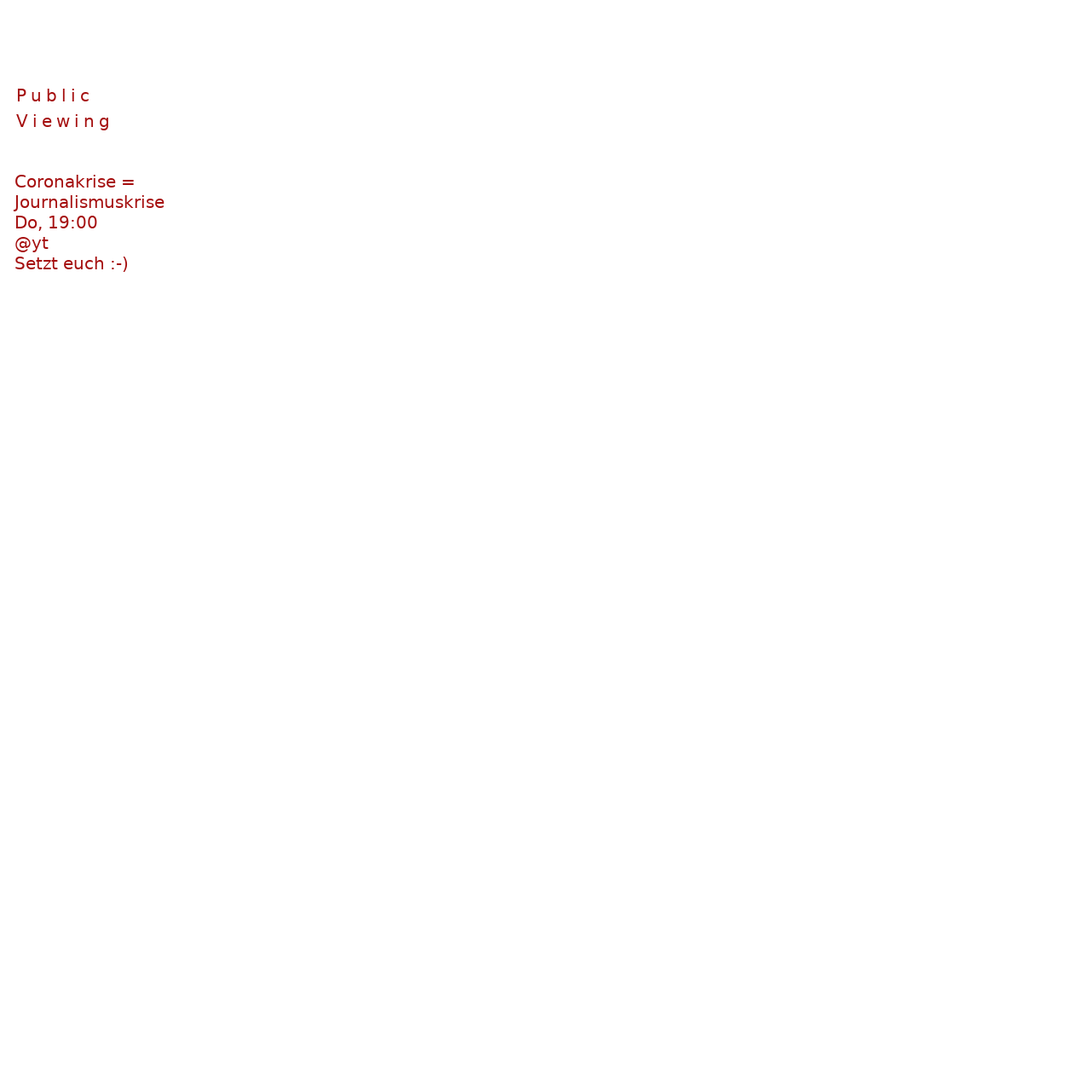
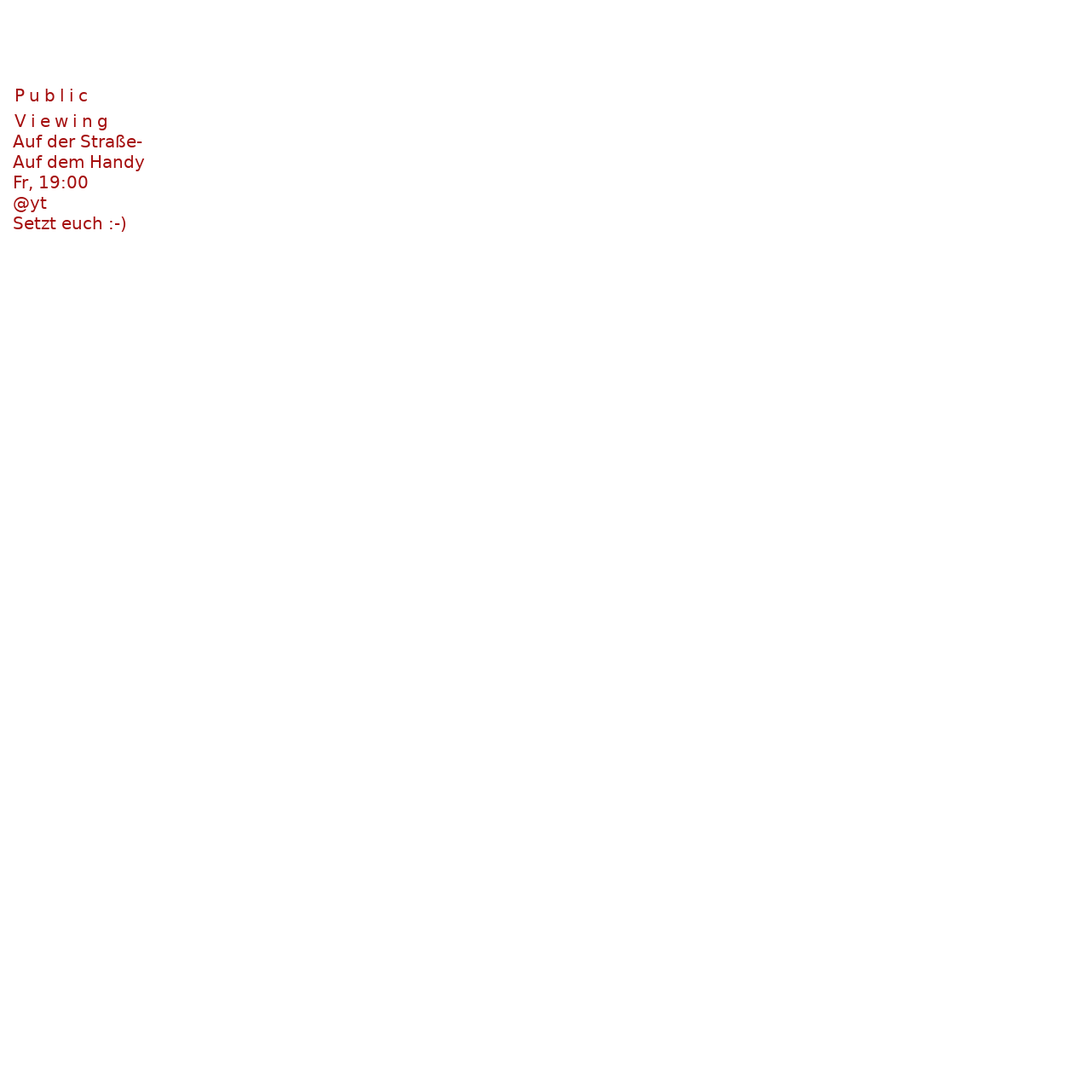
Comparing the layer stacks of the two 1091 x 1091 images. Changes:
painted on "Public ..." over [12, 88, 165, 273]
